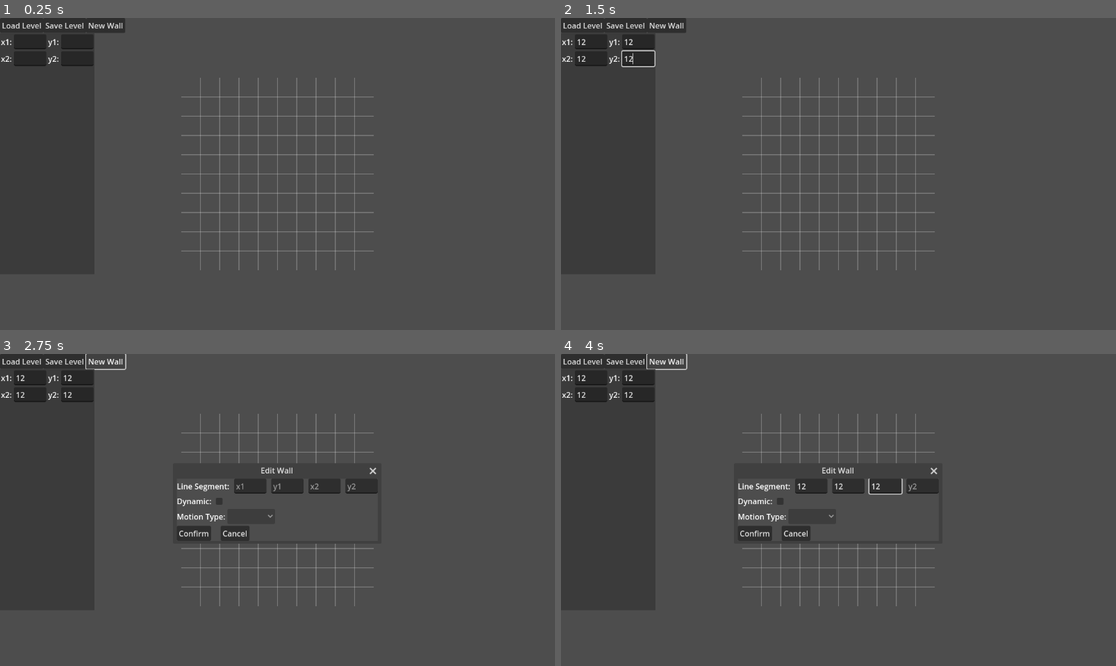
Above: before the commit, frames 1-4 (two rows, left to right).
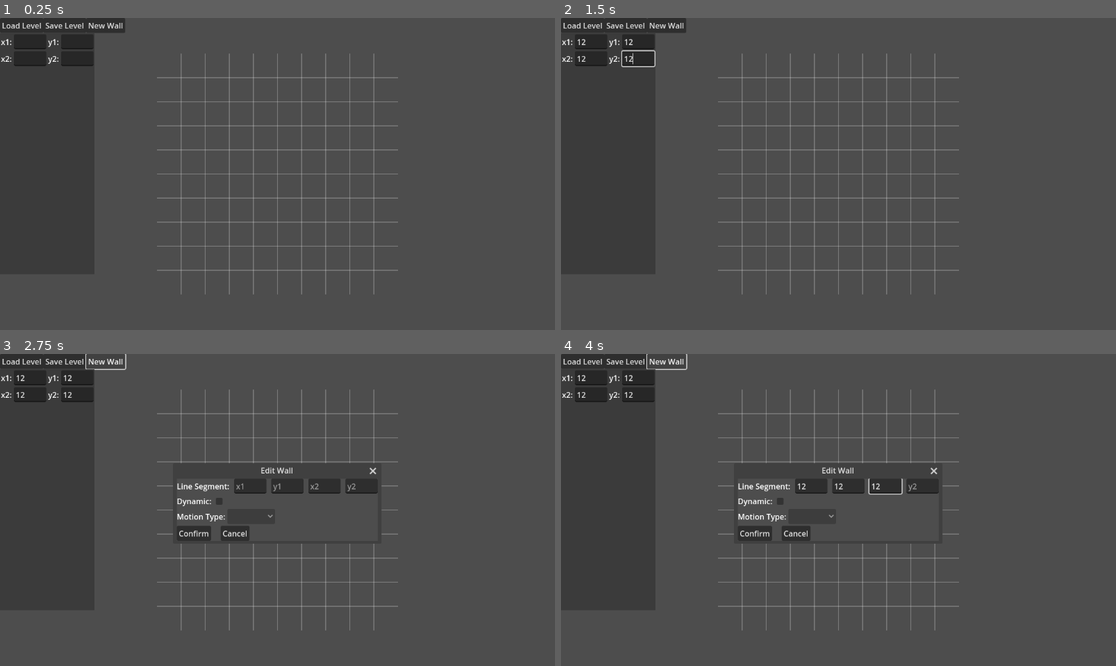
Above: after the commit, the same moments.

Repository: 7Limes/factory-minigame-editor
Game: Godot game, scene res://root.tscn
Two runs of this game, one before a commit and one after it. Both use one fixed random seed, a clock stepped at 60 frames per second and the inputs below. The project has no main scene, so this scene is started directly.
Inputs (mouse positions are in pixels of both pictures, inside the frame that each line leads up to):
- Up to frame 1 (0.25 s): no input
- Up to frame 2 (1.5 s): click (588, 42) at 0.52 s; type "12" at 0.6 s; click (638, 42) at 0.75 s; type "12" at 0.83 s; click (588, 58) at 0.98 s; type "12" at 1.07 s; click (638, 58) at 1.27 s; type "12" at 1.35 s
- Up to frame 3 (2.75 s): click "New Wall" at 2 s
- Up to frame 4 (4 s): click (810, 485) at 2.77 s; type "12" at 2.85 s; click (849, 485) at 3 s; type "12" at 3.08 s; click (882, 485) at 3.23 s; type "12" at 3.32 s; click "New Wall" at 3.5 s

The runs differ from the first frame. In frame 1, 3.4% of the frame differs, in the area x 28-72%, y 11-89%; in frame 2, 3.4%; in frame 3, 2.3%; in frame 4, 2.3%.

Commit message:
Increase grid size

Diff:
--- a/root.tscn
+++ b/root.tscn
@@ -104,6 +104,7 @@
 [node name="GridGenerator" type="Node2D" parent="."]
 position = Vector2(500, 300)
 script = ExtResource("3_dpsan")
+spacing = 50
 
 [node name="WallDialog" parent="." instance=ExtResource("4_s4300")]
 visible = false
